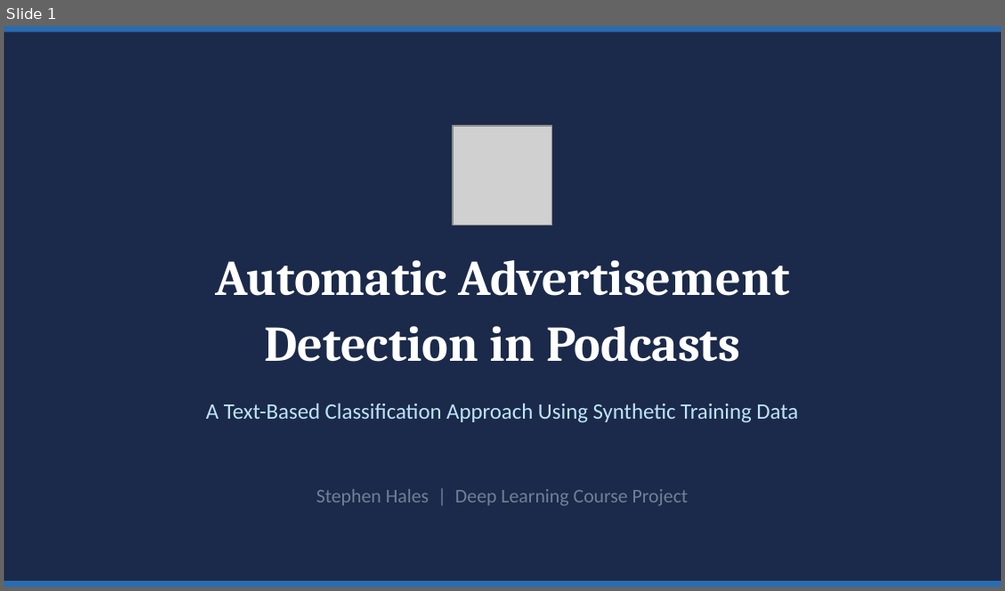
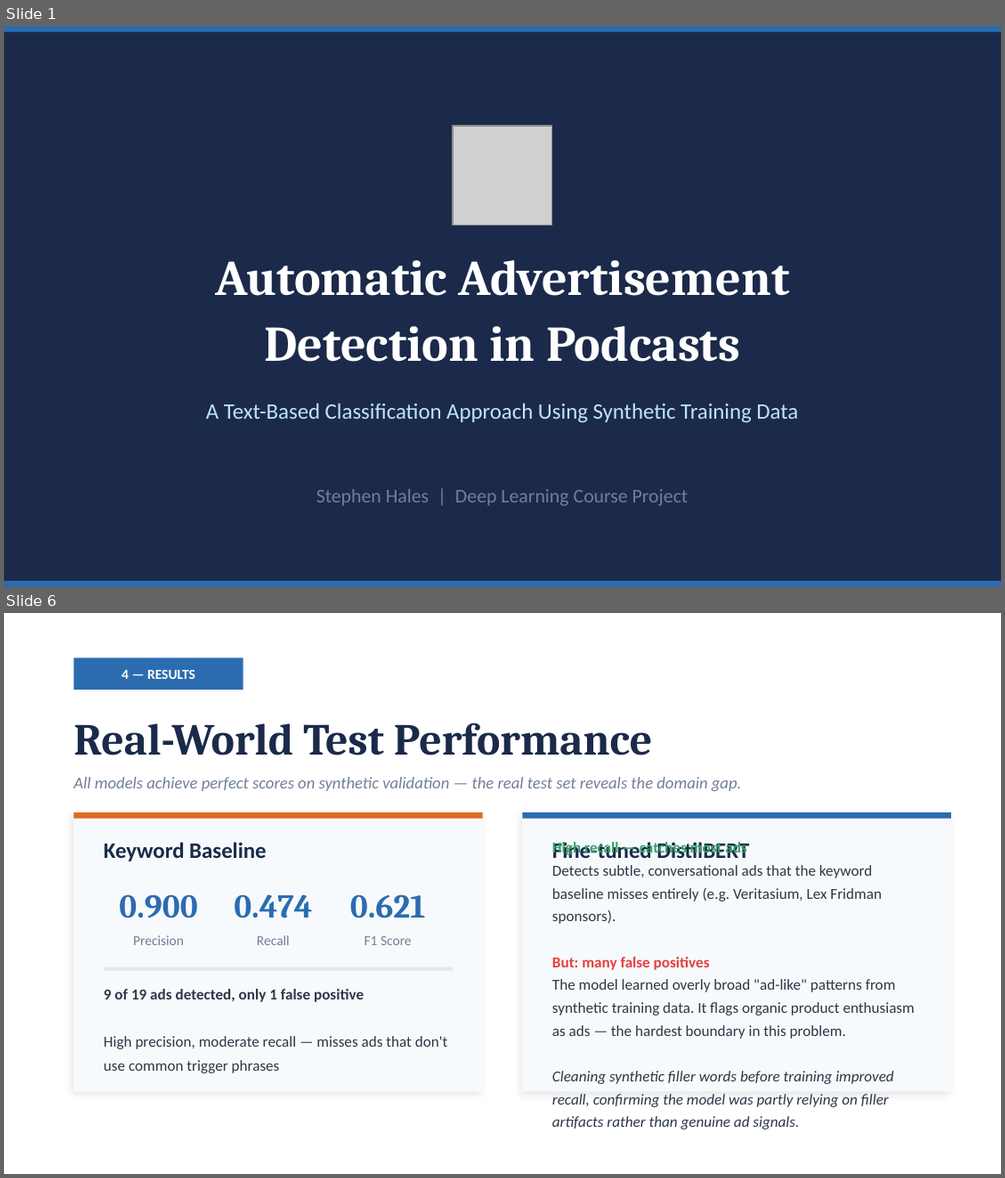
Before and after one commit to zhales05/cs-6480, a slide deck: project/podcast_ad_detection.pptx. Shown one above the other, each under a label of ours: slide 1 before the commit, slides 1 and 6 after it; the slides between them are not shown. The pictures are 1005x591 and 1005x1178 pixels, drawn with LibreOffice and Linux fonts; fonts in the diff are those of the drawing; grey boxes stand for pictures. Boxes give left, top, right and bottom in pixels: in the first picture for what was removed or moved away, otherwise in the second. Text is boxed around its words. In the diff, an @@ line names an element or a change of style, - is before the commit and + after.

```diff
--- a/project/podcast_ad_detection.pptx
+++ b/project/podcast_ad_detection.pptx
@@ slide 6 added at [4,613,1001,1174], background #FFFFFF @@
@@ rectangle added at [73,657,243,690], fill #2B6CB0 @@
@@ text added at [121,670,195,679], 10 pt, text #FFFFFF, bold @@
+4 — RESULTS
@@ text added at [73,722,652,755], 32 pt, text #1B2A4A, bold @@
+Real-World Test Performance
@@ text added at [73,777,741,791], 12 pt, text #718096, italic @@
+All models achieve perfect scores on synthetic validation — the real test set reveals the domain gap.
@@ rectangle added at [73,812,483,1092], fill #F7FAFC @@
@@ rectangle added at [73,812,483,819], fill #DD6B20 @@
@@ rectangle added at [522,812,951,1092], fill #F7FAFC @@
@@ rectangle added at [522,812,951,819], fill #2B6CB0 @@
@@ text added at [104,842,266,861], 16 pt, text #1B2A4A, bold @@
+Keyword Baseline
@@ text added at [552,842,749,858], 16 pt, text #1B2A4A, bold @@
+Fine-tuned DistilBERT
@@ text added at [552,840,914,1129], 11 pt, text #2D3748 @@
+High recall — catches most ads
+Detects subtle, conversational ads that the keyword baseline misses entirely (e.g. Veritasium, Lex Fridman sponsors).
+But: many false positives
+The model learned overly broad "ad-like" patterns from synthetic training data. It flags organic product enthusiasm as ads — the hardest boundary in this problem.
+Cleaning synthetic filler words before training improved recall, confirming the model was partly relying on filler artifacts rather than genuine ad signals.
@@ text added at [119,894,197,918], 24 pt, text #2B6CB0, bold @@
+0.900
@@ text added at [234,894,312,918], 24 pt, text #2B6CB0, bold @@
+0.474
@@ text added at [350,894,426,918], 24 pt, text #2B6CB0, bold @@
+0.621
@@ text added at [133,935,184,945], 10 pt, text #718096 @@
+Precision
@@ text added at [257,935,290,945], 10 pt, text #718096 @@
+Recall
@@ text added at [364,936,412,945], 10 pt, text #718096 @@
+F1 Score
@@ rectangle added at [104,967,453,971], fill #E2E8F0 @@
@@ text added at [104,989,448,1073], 11 pt, text #2D3748 @@
+9 of 19 ads detected, only 1 false positive
+High precision, moderate recall — misses ads that don't use common trigger phrases
```
Also in this commit, not shown: 6 other slides added, 8 slides removed, 4 other files.
